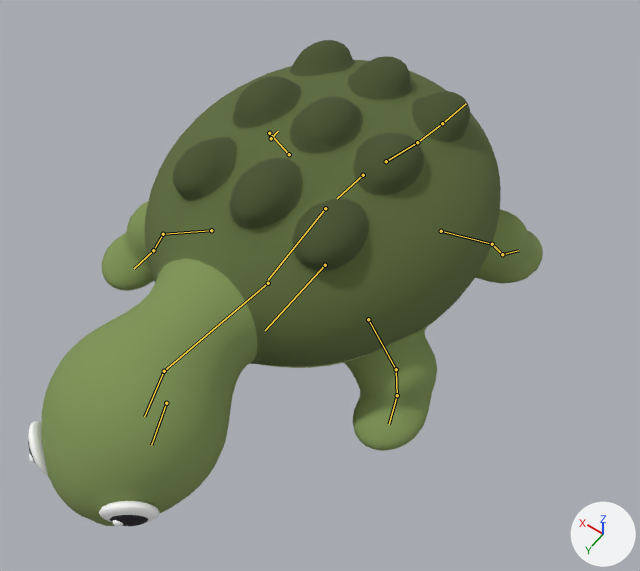
An edit to the glTF model art_sources/own/snapping_turtle_LOD0.glb, drawn before and after from the same camera.
Before and after are seen from a camera (50 mm lens) standing at (-0.43, 0.632, 0.912) and looking at (-0.036, 0.08, 0.045). Arrows for +X, +Y and +Z are at lower right; the lights stay in place. The first picture is the older version. Both versions are drawn at frame 5 of the action 'attack2'; the numbers are the values there. The bones that change, and the others that lie on the model, are drawn over the model as lines.

The first picture shows 'snapping_turtle'.
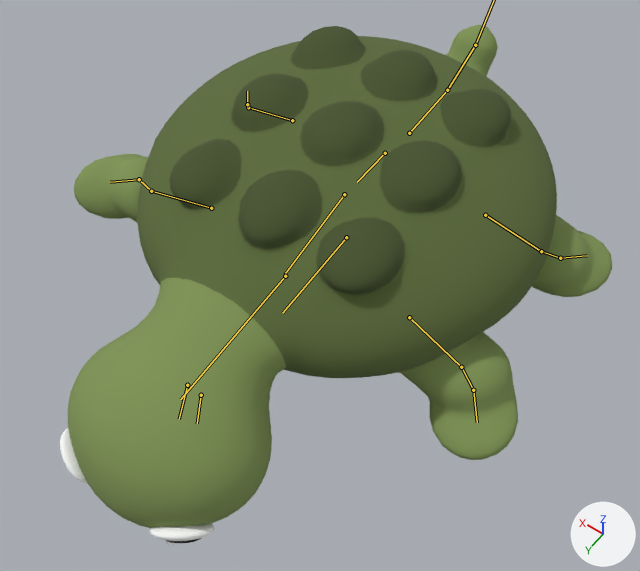
Edits to the scene script, one JSON object a line:
```json
{"block": "bone_root", "where": "bone_root = bpy.data.objects['snapping_turtle_rig'].pose.bones['root']"}
{"op": "set", "path": "bone_root.location", "old": "(0.0, 0.018, -0.003)", "new": "(0.0, -0.031, 0.006)"}
{"op": "set", "path": "bone_root.rotation_quaternion", "old": "(1.0, 0.0, 0.0, 0.0)", "new": "(0.999, -0.042, 0.0, 0.0)", "note": "degrees (0, 0, 0) -> degrees (-5, 0, 0)"}
{"op": "set", "path": "bone_root.scale", "old": "(1.0, 1.0, 1.0)", "new": "(1.28, 1.11, 0.82)"}
{"block": "bone_chest", "where": "bone_chest = bpy.data.objects['snapping_turtle_rig'].pose.bones['chest']  # child of 'hips'"}
{"op": "set", "path": "bone_chest.rotation_quaternion", "old": "(1.0, -0.025, 0.0, 0.0)", "new": "(0.999, -0.042, 0.0, 0.0)", "note": "degrees (-3, 0, 0) -> degrees (-5, 0, 0)"}
{"block": "bone_neck", "where": "bone_neck = bpy.data.objects['snapping_turtle_rig'].pose.bones['neck']  # child of 'chest'"}
{"op": "set", "path": "bone_neck.rotation_quaternion", "old": "(0.985, -0.174, 0.0, 0.0)", "new": "(0.965, -0.263, 0.0, 0.0)", "note": "degrees (-20, 0, 0) -> degrees (-30, 0, 0)"}
{"block": "bone_head", "where": "bone_head = bpy.data.objects['snapping_turtle_rig'].pose.bones['head']  # child of 'neck'"}
{"op": "set", "path": "bone_head.location", "old": "(0.0, 0.0, 0.0)", "new": "(0.0, -0.019, 0.0)"}
{"op": "set", "path": "bone_head.rotation_quaternion", "old": "(0.992, -0.125, 0.0, 0.0)", "new": "(0.983, -0.185, 0.0, 0.0)", "note": "degrees (-14, 0, 0) -> degrees (-21, 0, 0)"}
{"block": "bone_fl_upper_l", "where": "bone_fl_upper_l = bpy.data.objects['snapping_turtle_rig'].pose.bones['fl_upper.L']  # child of 'chest'"}
{"op": "set", "path": "bone_fl_upper_l.rotation_quaternion", "old": "(0.995, 0.092, 0.0, 0.0)", "new": "(0.993, 0.053, 0.006, 0.106)", "note": "degrees (11, 0, 0) -> degrees (6, 0, 12)"}
{"block": "bone_fl_lower_l", "where": "bone_fl_lower_l = bpy.data.objects['snapping_turtle_rig'].pose.bones['fl_lower.L']  # child of 'fl_upper.L'"}
{"op": "set", "path": "bone_fl_lower_l.rotation_quaternion", "old": "(0.998, -0.066, 0.0, 0.0)", "new": "(0.994, -0.106, 0.0, 0.0)", "note": "degrees (-8, 0, 0) -> degrees (-12, 0, 0)"}
{"block": "bone_fl_upper_r", "where": "bone_fl_upper_r = bpy.data.objects['snapping_turtle_rig'].pose.bones['fl_upper.R']  # child of 'chest'"}
{"op": "set", "path": "bone_fl_upper_r.rotation_quaternion", "old": "(0.995, 0.092, 0.0, 0.0)", "new": "(0.909, 0.301, -0.091, -0.274)", "note": "degrees (11, 0, 0) -> degrees (37, 0, -34)"}
{"block": "bone_fl_lower_r", "where": "bone_fl_lower_r = bpy.data.objects['snapping_turtle_rig'].pose.bones['fl_lower.R']  # child of 'fl_upper.R'"}
{"op": "set", "path": "bone_fl_lower_r.rotation_quaternion", "old": "(0.998, -0.066, 0.0, 0.0)", "new": "(0.899, -0.432, 0.0, 0.0)", "note": "degrees (-8, 0, 0) -> degrees (-51, 0, 0)"}
{"block": "bone_fl_foot_r", "where": "bone_fl_foot_r = bpy.data.objects['snapping_turtle_rig'].pose.bones['fl_foot.R']  # child of 'fl_lower.R'"}
{"op": "set", "path": "bone_fl_foot_r.rotation_quaternion", "old": "(1.0, 0.0, 0.0, 0.0)", "new": "(0.994, 0.106, 0.0, 0.0)", "note": "degrees (0, 0, 0) -> degrees (12, 0, 0)"}
{"block": "bone_tail1", "where": "bone_tail1 = bpy.data.objects['snapping_turtle_rig'].pose.bones['tail1']  # child of 'hips'"}
{"op": "set", "path": "bone_tail1.rotation_quaternion", "old": "(1.0, -0.026, 0.0, 0.0)", "new": "(0.983, -0.181, 0.0, 0.0)", "note": "degrees (-3, 0, 0) -> degrees (-21, 0, 0)"}
{"block": "bone_tail2", "where": "bone_tail2 = bpy.data.objects['snapping_turtle_rig'].pose.bones['tail2']  # child of 'tail1'"}
{"op": "set", "path": "bone_tail2.rotation_quaternion", "old": "(1.0, -0.026, 0.0, 0.0)", "new": "(0.975, -0.223, 0.0, 0.0)", "note": "degrees (-3, 0, 0) -> degrees (-26, 0, 0)"}
{"block": "bone_tail3", "where": "bone_tail3 = bpy.data.objects['snapping_turtle_rig'].pose.bones['tail3']  # child of 'tail2'"}
{"op": "set", "path": "bone_tail3.rotation_quaternion", "old": "(1.0, -0.026, 0.0, 0.0)", "new": "(0.965, -0.262, 0.0, 0.0)", "note": "degrees (-3, 0, 0) -> degrees (-30, 0, 0)"}
{"block": "bone_hl_upper_l", "where": "bone_hl_upper_l = bpy.data.objects['snapping_turtle_rig'].pose.bones['hl_upper.L']  # child of 'hips'"}
{"op": "set", "path": "bone_hl_upper_l.rotation_quaternion", "old": "(0.994, -0.105, 0.0, 0.0)", "new": "(0.989, 0.105, 0.011, 0.106)", "note": "degrees (-12, 0, 0) -> degrees (12, 0, 12)"}
{"block": "bone_hl_lower_l", "where": "bone_hl_lower_l = bpy.data.objects['snapping_turtle_rig'].pose.bones['hl_lower.L']  # child of 'hl_upper.L'"}
{"op": "set", "path": "bone_hl_lower_l.rotation_quaternion", "old": "(0.999, 0.039, 0.0, 0.0)", "new": "(0.987, -0.159, 0.0, 0.0)", "note": "degrees (5, 0, 0) -> degrees (-18, 0, 0)"}
{"block": "bone_hl_upper_r", "where": "bone_hl_upper_r = bpy.data.objects['snapping_turtle_rig'].pose.bones['hl_upper.R']  # child of 'hips'"}
{"op": "set", "path": "bone_hl_upper_r.rotation_quaternion", "old": "(0.994, -0.105, 0.0, 0.0)", "new": "(0.989, 0.105, -0.011, -0.106)", "note": "degrees (-12, 0, 0) -> degrees (12, 0, -12)"}
{"block": "bone_hl_lower_r", "where": "bone_hl_lower_r = bpy.data.objects['snapping_turtle_rig'].pose.bones['hl_lower.R']  # child of 'hl_upper.R'"}
{"op": "set", "path": "bone_hl_lower_r.rotation_quaternion", "old": "(0.999, 0.039, 0.0, 0.0)", "new": "(0.987, -0.159, 0.0, 0.0)", "note": "degrees (5, 0, 0) -> degrees (-18, 0, 0)"}
```

Changed parts and their boxes [x1, y1, x2, y2] in the pictures (640 x 571 px):
```json
{"object": "snapping_turtle", "change": "posed", "before": [28, 40, 543, 526], "after": [60, 25, 612, 545], "on screen": "7% wider, 7% taller"}
{"bone": "root", "before": "(325, 265) to (265, 330)", "after": "(346, 237) to (282, 313)"}
{"bone": "chest", "before": "(325, 208) to (267, 280)", "after": "(344, 194) to (284, 274)"}
{"bone": "neck", "before": "(268, 283) to (164, 371)", "after": "(285, 276) to (180, 399)"}
{"bone": "head", "before": "(164, 371) to (144, 416)", "after": "(187, 385) to (179, 419)"}
{"bone": "fl_upper.L", "before": "(368, 319) to (396, 369)", "after": "(409, 317) to (461, 367)"}
{"bone": "fl_lower.L", "before": "(396, 369) to (397, 395)", "after": "(461, 367) to (473, 390)"}
{"bone": "fl_upper.R", "before": "(211, 230) to (163, 234)", "after": "(211, 208) to (151, 191)"}
{"bone": "fl_lower.R", "before": "(163, 234) to (153, 250)", "after": "(151, 191) to (139, 179)"}
{"bone": "fl_foot.R", "before": "(153, 250) to (134, 268)", "after": "(139, 179) to (110, 182)"}
{"bone": "tail1", "before": "(386, 161) to (417, 142)", "after": "(409, 133) to (447, 90)"}
{"bone": "tail2", "before": "(417, 142) to (442, 123)", "after": "(447, 90) to (475, 45)"}
{"bone": "hl_upper.L", "before": "(441, 231) to (492, 244)", "after": "(485, 215) to (541, 251)"}
{"bone": "hl_lower.L", "before": "(492, 244) to (502, 254)", "after": "(541, 251) to (560, 258)"}
{"bone": "hl_upper.R", "before": "(289, 154) to (269, 133)", "after": "(292, 120) to (248, 107)"}
{"bone": "hl_lower.R", "before": "(269, 133) to (271, 138)", "after": "(248, 107) to (247, 104)"}
```
